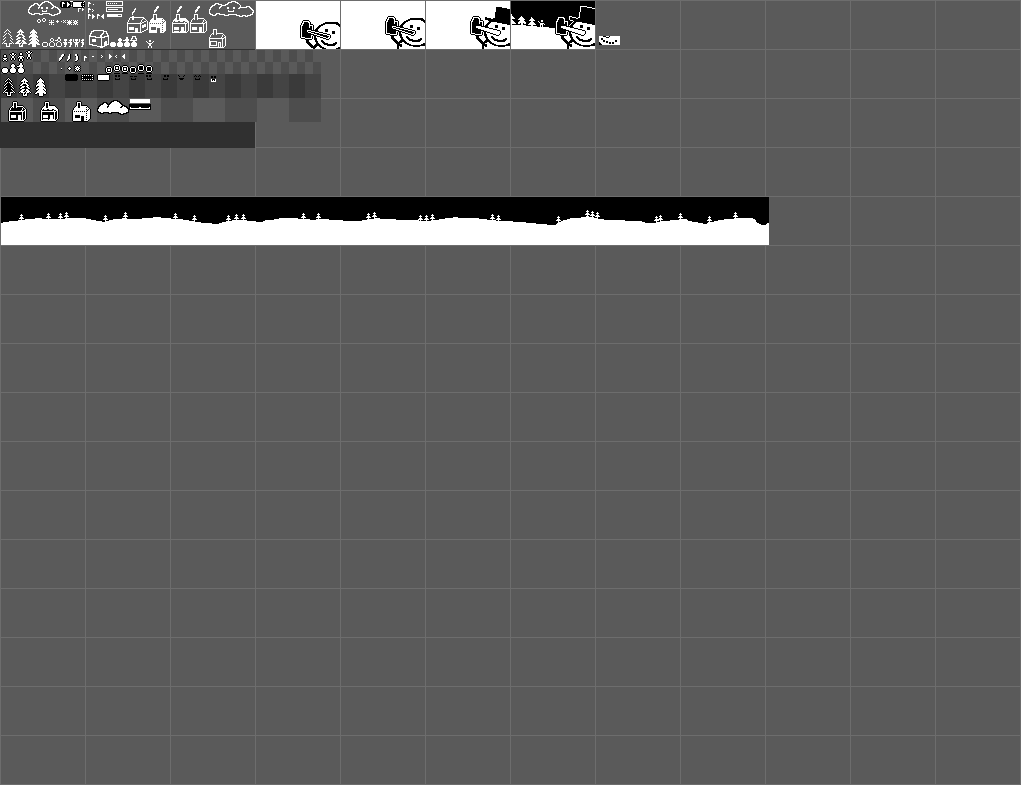
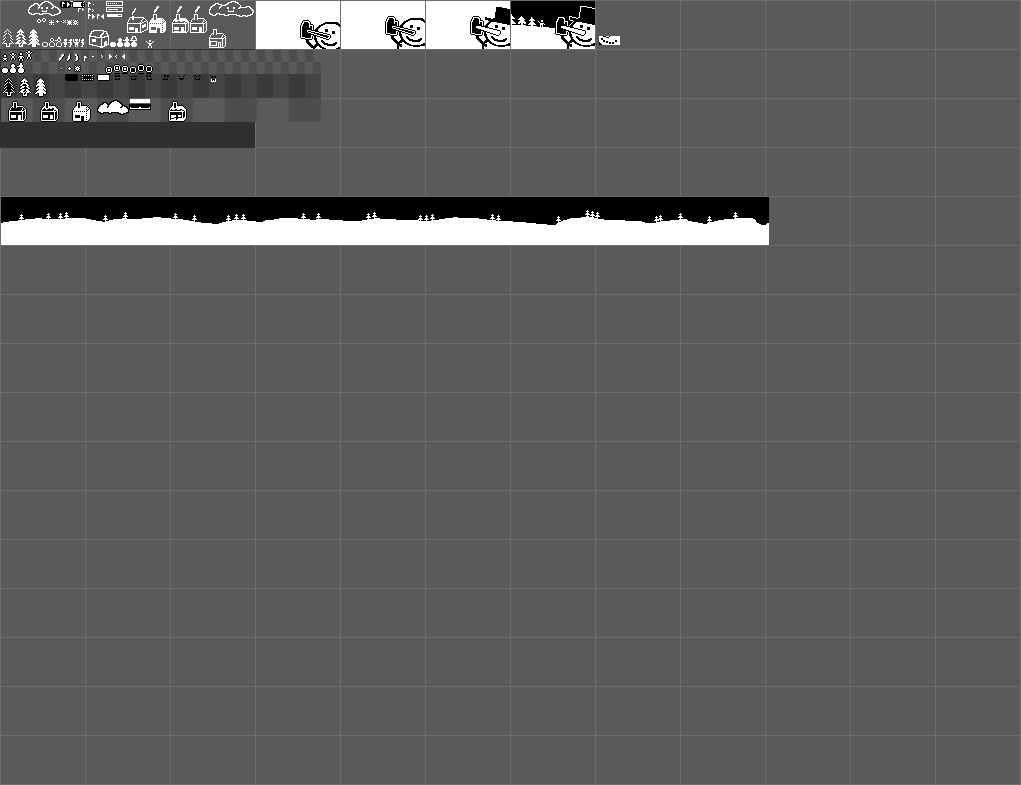
The second w=1021, h=785 image is a revision of the first. Changes to its layers:
painted on "Layer" over 43, 101, 187, 122
